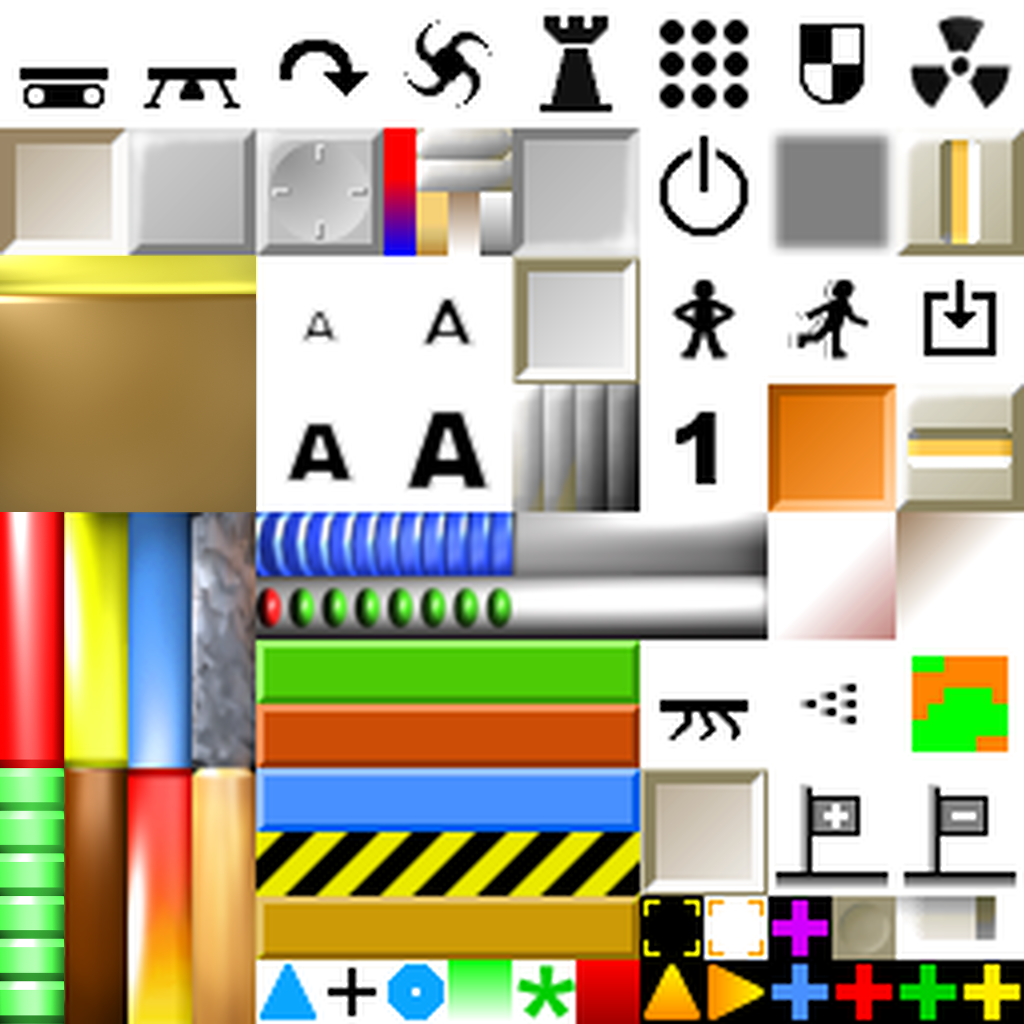
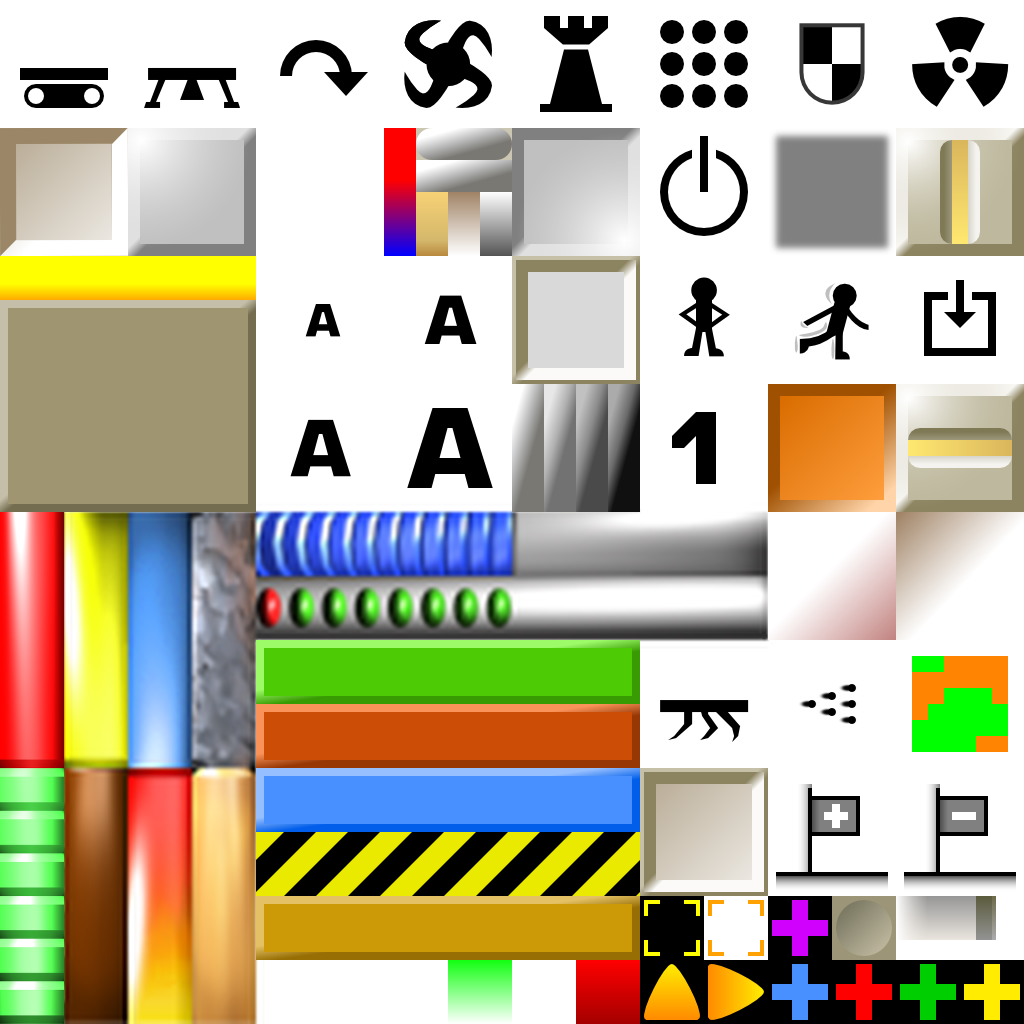
The second 1024px x 1024px image is a revision of the first. Changes to its layers:
added group "57-67" with 11 layers above "51-56" over [640, 896, 1024, 1024]
added group "51-56" with 6 layers above "40-50" over [640, 656, 1016, 896]
added layer "54" in group "51-56" over [640, 768, 768, 896]
added group "40-50" with 7 layers above "32-39" over [256, 640, 640, 1024]
added layer "44" in group "40-50" over [256, 896, 640, 960]
added layer "43" in group "40-50" over [256, 832, 640, 896]
added layer "42" in group "40-50" over [256, 768, 640, 832]
added layer "41" in group "40-50" over [256, 704, 640, 768]
added layer "40" in group "40-50" over [256, 640, 640, 704]
added layer "39" in group "32-39" over [896, 512, 1024, 640]
added layer "38" in group "32-39" over [768, 512, 896, 640]
added layer "31" in group "22-31" over [896, 384, 1024, 512]
added layer "30" in group "22-31" over [768, 384, 896, 512]
added layer "28" in group "22-31" over [512, 384, 640, 512]
added layer "24" in group "22-31" over [512, 256, 640, 384]
added layer "23" in group "22-31" over [290, 295, 493, 488]
painted on "22" over [0, 256, 256, 512]
added group "09-21" with 12 layers above "01-08" over [0, 128, 1024, 256]
added layer "21" in group "09-21" over [896, 128, 1024, 256]
added layer "20" in group "09-21" over [768, 128, 896, 256]
added layer "18" in group "09-21" over [512, 128, 640, 256]
added group "01-08" with 8 layers above "UnfinishedRenders" over [20, 16, 1009, 112]
added layer "UnfinishedRenders" above "AlphaWhite" over [0, 499, 778, 1024]
renamed "White" to "AlphaWhite", showed it over [0, 7, 1024, 1024]
…and 39 more changes (39 added)
